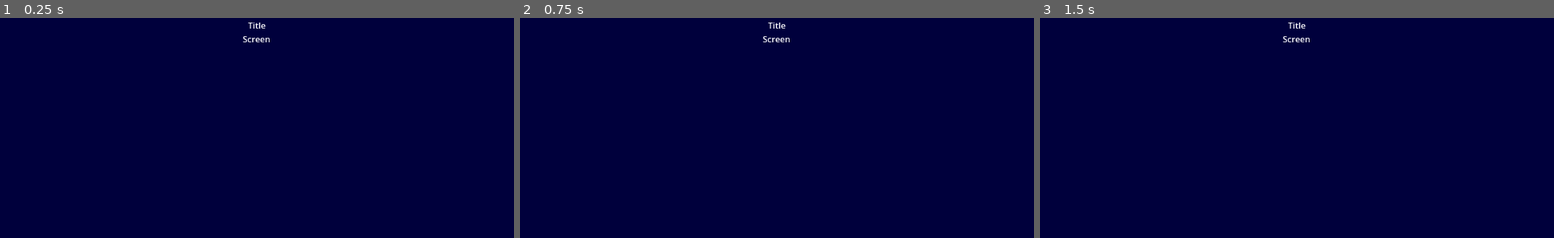
Above: before the commit, frames 1-3 (left to right).
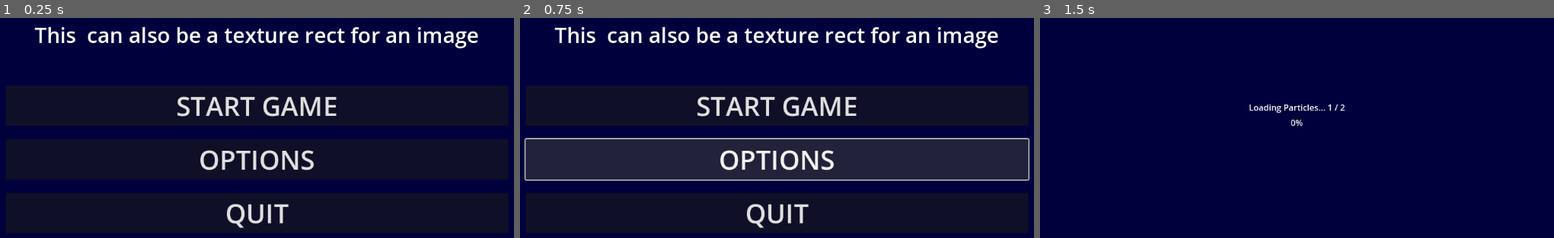
Above: after the commit, the same moments.

Repository: MitchellOpitz/Do-you-WANNA-Jam-2025
Game: Godot game, scene res://scenes/title_screen.tscn
Two runs of this game, one before a commit and one after it. Both use one fixed random seed, a clock stepped at 60 frames per second and the inputs below. The engine's default icon, where the game draws it, is replaced by a stand-in: a white triangle on a blue panel in a dark square.
Inputs (mouse positions are in pixels of both pictures, inside the frame that each line leads up to):
- Up to frame 1 (0.25 s): no input
- Up to frame 2 (0.75 s): click (777, 158) at 0.5 s, where only the run after the commit has a clickable "OPTIONS"
- Up to frame 3 (1.5 s): click (1297, 106) at 1.25 s, where only the run after the commit has a clickable "START GAME"

The runs differ from the first frame. In frame 1, 5.2% of the frame differs, in the area x 6-94%, y 2-96%; in frame 2, 24%, in the area x 0-100%, y 2-96%; in frame 3, 0.5%.
Error after the commit: Invalid call. Nonexistent function 'instantiate' in base 'GPUParticles3D'. (res://scripts/global.gd:10)

Commit message:
Working on Menu/Loading Screen
I need to get this working so the particle effects won't lag the game at random points.

Diff:
--- a/project.godot
+++ b/project.godot
@@ -14,6 +14,10 @@
 run/main_scene="res://scenes/title_screen.tscn"
 config/features=PackedStringArray("4.3", "GL Compatibility")
 config/icon="res://icon.svg"
+
+[autoload]
+
+Global="*res://scripts/global.gd"
 
 [input]
 
@@ -56,6 +60,11 @@
 "events": [Object(InputEventKey,"resource_local_to_scene":false,"resource_name":"","device":-1,"window_id":0,"alt_press …(192 unchanged characters)…
 ]
 }
+sprint={
+"deadzone": 0.5,
+"events": [Object(InputEventKey,"resource_local_to_scene":false,"resource_name":"","device":-1,"window_id":0,"alt_pressed":false,"shift_pressed":false,"ctrl_pressed":false,"meta_pressed":false,"pressed":false,"keycode":0,"physical_keycode":4194325,"key_label":0,"unicode":0,"location":0,"echo":false,"script":null)
+]
+}
 
 [rendering]
 
--- /dev/null
+++ b/scenes/audio_slider.tscn
@@ -0,0 +1,10 @@
+[gd_scene load_steps=2 format=3 uid="uid://cmnjedqmptyeh"]
+
+[ext_resource type="Script" path="res://scripts/audio_slider.gd" id="1_tugsv"]
+
+[node name="AudioSlider" type="HSlider"]
+offset_right = 8.0
+offset_bottom = 16.0
+max_value = 1.0
+step = 0.001
+script = ExtResource("1_tugsv")
--- /dev/null
+++ b/scenes/options.tscn
@@ -0,0 +1,79 @@
+[gd_scene load_steps=3 format=3 uid="uid://dcdf81eayjyro"]
+
+[ext_resource type="Script" path="res://scripts/options.gd" id="1_1cv0g"]
+[ext_resource type="PackedScene" uid="uid://cmnjedqmptyeh" path="res://scenes/audio_slider.tscn" id="2_c0v11"]
+
+[node name="Options" type="Control"]
+layout_mode = 3
+anchors_preset = 15
+anchor_right = 1.0
+anchor_bottom = 1.0
+grow_horizontal = 2
+grow_vertical = 2
+script = ExtResource("1_1cv0g")
+
+[node name="Background" type="ColorRect" parent="."]
+layout_mode = 1
+anchors_preset = 15
+anchor_right = 1.0
+anchor_bottom = 1.0
+grow_horizontal = 2
+grow_vertical = 2
+color = Color(0, 0, 0.235294, 1)
+
+[node name="MarginContainer" type="MarginContainer" parent="."]
+layout_mode = 1
+anchors_preset = 15
+anchor_right = 1.0
+anchor_bottom = 1.0
+grow_horizontal = 2
+grow_vertical = 2
+theme_override_constants/margin_left = 100
+theme_override_constants/margin_top = 100
+theme_override_constants/margin_right = 100
+theme_override_constants/margin_bottom = 100
+
+[node name="VBoxContainer" type="VBoxContainer" parent="MarginContainer"]
+layout_mode = 2
+theme_override_constants/separation = 25
+
+[node name="Menu" type="Button" parent="MarginContainer/VBoxContainer"]
+layout_mode = 2
+size_flags_vertical = 3
+theme_override_font_sizes/font_size = 50
+text = "RETURN TO MENU"
+
+[node name="Music" type="Label" parent="MarginContainer/VBoxContainer"]
+layout_mode = 2
+size_flags_vertical = 3
+theme_override_font_sizes/font_size = 50
+text = "Music"
+
+[node name="MSlider" parent="MarginContainer/VBoxContainer" instance=ExtResource("2_c0v11")]
+layout_mode = 2
+size_flags_vertical = 3
+script = null
+
+[node name="SFX" type="Label" parent="MarginContainer/VBoxContainer"]
+layout_mode = 2
+size_flags_vertical = 3
+theme_override_font_sizes/font_size = 50
+text = "SFX"
+
+[node name="SSlider" parent="MarginContainer/VBoxContainer" instance=ExtResource("2_c0v11")]
+layout_mode = 2
+size_flags_vertical = 3
+script = null
+
+[node name="Dialogue" type="Label" parent="MarginContainer/VBoxContainer"]
+layout_mode = 2
+size_flags_vertical = 3
+theme_override_font_sizes/font_size = 50
+text = "Dialogue"
+
+[node name="DSlider" parent="MarginContainer/VBoxContainer" instance=ExtResource("2_c0v11")]
+layout_mode = 2
+size_flags_vertical = 3
+script = null
+
+[connection signal="pressed" from="MarginContainer/VBoxContainer/Menu" to="." method="_on_menu_pressed"]
--- a/scenes/title_screen.tscn
+++ b/scenes/title_screen.tscn
@@ -1,4 +1,6 @@
-[gd_scene format=3 uid="uid://chgieot0qbd11"]
+[gd_scene load_steps=2 format=3 uid="uid://chgieot0qbd11"]
+
+[ext_resource type="Script" path="res://scripts/title_screen.gd" id="1_mgj4v"]
 
 [node name="TitleScreen" type="Control"]
 layout_mode = 3
@@ -7,6 +9,7 @@
 anchor_bottom = 1.0
 grow_horizontal = 2
 grow_vertical = 2
+script = ExtResource("1_mgj4v")
 
 [node name="Background" type="ColorRect" parent="."]
 layout_mode = 1
@@ -17,16 +20,52 @@
 grow_vertical = 2
 color = Color(0, 0, 0.235294, 1)
 
-[node name="Label" type="Label" parent="."]
+[node name="MarginContainer" type="MarginContainer" parent="."]
 layout_mode = 1
-anchors_preset = 5
-anchor_left = 0.5
-anchor_right = 0.5
-offset_left = -576.0
-offset_right = 576.0
-offset_bottom = 331.0
+anchors_preset = 15
+anchor_right = 1.0
+anchor_bottom = 1.0
 grow_horizontal = 2
-text = "Title
-Screen"
+grow_vertical = 2
+theme_override_constants/margin_left = 100
+theme_override_constants/margin_top = 100
+theme_override_constants/margin_right = 100
+theme_override_constants/margin_bottom = 100
+
+[node name="VBoxContainer" type="VBoxContainer" parent="MarginContainer"]
+layout_mode = 2
+theme_override_constants/separation = 25
+
+[node name="Title" type="Label" parent="MarginContainer/VBoxContainer"]
+layout_mode = 2
+size_flags_vertical = 3
+size_flags_stretch_ratio = 2.0
+theme_override_font_sizes/font_size = 40
+text = "This  can also be a texture rect for an image"
 horizontal_alignment = 1
 vertical_alignment = 1
+
+[node name="StartGame" type="Button" parent="MarginContainer/VBoxContainer"]
+layout_mode = 2
+size_flags_vertical = 3
+theme_override_font_sizes/font_size = 50
+text = "START GAME"
+expand_icon = true
+
+[node name="Options" type="Button" parent="MarginContainer/VBoxContainer"]
+layout_mode = 2
+size_flags_vertical = 3
+theme_override_font_sizes/font_size = 50
+text = "OPTIONS"
+expand_icon = true
+
+[node name="Quit" type="Button" parent="MarginContainer/VBoxContainer"]
+layout_mode = 2
+size_flags_vertical = 3
+theme_override_font_sizes/font_size = 50
+text = "QUIT"
+expand_icon = true
+
+[connection signal="pressed" from="MarginContainer/VBoxContainer/StartGame" to="." method="_on_start_game_pressed"]
+[connection signal="pressed" from="MarginContainer/VBoxContainer/Options" to="." method="_on_options_pressed"]
+[connection signal="pressed" from="MarginContainer/VBoxContainer/Quit" to="." method="_on_quit_pressed"]
--- a/scenes/world.tscn
+++ b/scenes/world.tscn
@@ -24,6 +24,22 @@
 
 [sub_resource type="BoxMesh" id="BoxMesh_dnee4"]
 size = Vector3(1, 2, 10)
+
+[sub_resource type="ParticleProcessMaterial" id="ParticleProcessMaterial_qdiqf"]
+angle_min = 1.07288e-05
+angle_max = 1.07288e-05
+direction = Vector3(0, 1, 0)
+spread = 25.0
+flatness = 0.25
+initial_velocity_min = 3.0
+initial_velocity_max = 5.0
+
+[sub_resource type="StandardMaterial3D" id="StandardMaterial3D_w88vm"]
+billboard_mode = 1
+
+[sub_resource type="QuadMesh" id="QuadMesh_tt0et"]
+material = SubResource("StandardMaterial3D_w88vm")
+size = Vector2(0.25, 0.25)
 
 [node name="World" type="Node3D"]
 script = ExtResource("1_um00t")
@@ -55,6 +71,14 @@
 use_timer = false
 event_name = "honey"
 
+[node name="GPUParticles3D" type="GPUParticles3D" parent="ResourceEvents/Honey" groups=["particles"]]
+emitting = false
+amount = 25
+one_shot = true
+explosiveness = 1.0
+process_material = SubResource("ParticleProcessMaterial_qdiqf")
+draw_pass_1 = SubResource("QuadMesh_tt0et")
+
 [node name="Gum" parent="ResourceEvents" instance=ExtResource("2_slnt2")]
 transform = Transform3D(1, 0, 0, 0, 1, 0, 0, 0, 1, 5, 1, 4)
 use_timer = false
@@ -72,6 +96,11 @@
 "patch_resource": 1
 }
 
+[node name="GPUParticles3D" type="GPUParticles3D" parent="ResourceEvents/Damage" groups=["particles"]]
+amount = 25
+process_material = SubResource("ParticleProcessMaterial_qdiqf")
+draw_pass_1 = SubResource("QuadMesh_tt0et")
+
 [node name="Patch" parent="ResourceEvents" instance=ExtResource("2_slnt2")]
 transform = Transform3D(1, 0, 0, 0, 1, 0, 0, 0, 1, 10, 1, 0)
 event_name = "patch"
@@ -81,6 +110,41 @@
 "honey_resource": 2
 }
 
+[node name="LoadingScreen" type="CanvasLayer" parent="."]
+
+[node name="Background" type="ColorRect" parent="LoadingScreen"]
+anchors_preset = 15
+anchor_right = 1.0
+anchor_bottom = 1.0
+grow_horizontal = 2
+grow_vertical = 2
+color = Color(0, 0, 0.235294, 1)
+
+[node name="VBoxContainer" type="VBoxContainer" parent="LoadingScreen"]
+anchors_preset = 8
+anchor_left = 0.5
+anchor_top = 0.5
+anchor_right = 0.5
+anchor_bottom = 0.5
+offset_left = -74.5
+offset_top = -27.0
+offset_right = 74.5
+offset_bottom = 27.0
+grow_horizontal = 2
+grow_vertical = 2
+
+[node name="Label" type="Label" parent="LoadingScreen/VBoxContainer"]
+layout_mode = 2
+size_flags_horizontal = 4
+size_flags_vertical = 6
+text = "Loading Particles... "
+
+[node name="ProgressBar" type="ProgressBar" parent="LoadingScreen/VBoxContainer"]
+layout_mode = 2
+size_flags_horizontal = 4
+size_flags_vertical = 6
+step = 1.0
+
 [connection signal="completed_interaction" from="ResourceEvents/Honey" to="." method="_on_event_completed"]
 [connection signal="completed_interaction" from="ResourceEvents/Gum" to="." method="_on_event_completed"]
 [connection signal="completed_interaction" from="ResourceEvents/Fabric" to="." method="_on_event_completed"]
--- /dev/null
+++ b/scripts/audio_slider.gd
@@ -0,0 +1,16 @@
+extends HSlider
+
+
+@export var bus_name: String
+
+var bus_index: int
+
+func _ready() -> void:
+	bus_index = AudioServer.get_bus_index(bus_name)
+	value_changed.connect(_on_value_changed)
+
+	self.value = db_to_linear(AudioServer.get_bus_volume_db(bus_index))
+
+
+func _on_value_changed(value: float) -> void:
+	AudioServer.set_bus_volume_db(bus_index, linear_to_db(value))
--- /dev/null
+++ b/scripts/global.gd
@@ -0,0 +1,12 @@
+extends Node
+
+var particle_array : Array[Node3D]
+
+func load_particles(label : Label, progress : ProgressBar) -> void:
+	particle_array.append_array(get_tree().get_nodes_in_group("particles"))
+	progress.max_value = particle_array.size()
+	for i in particle_array.size():
+		label.text = "Loading Particles... " + str(i + 1) + " / " + str(particle_array.size())
+		var new = particle_array[i].instantiate()
+		self.add_child(new)
+		await new.ready
--- /dev/null
+++ b/scripts/options.gd
@@ -0,0 +1,4 @@
+extends Control
+
+func _on_menu_pressed() -> void:
+	get_tree().change_scene_to_file("res://scenes/title_screen.tscn")
--- /dev/null
+++ b/scripts/title_screen.gd
@@ -0,0 +1,13 @@
+extends Control
+
+
+func _on_start_game_pressed() -> void:
+	get_tree().change_scene_to_file("res://scenes/world.tscn")
+
+
+func _on_options_pressed() -> void:
+	get_tree().change_scene_to_file("res://MainMenu/options.tscn")
+
+
+func _on_quit_pressed() -> void:
+	get_tree().quit()
--- a/scripts/world.gd
+++ b/scripts/world.gd
@@ -12,6 +12,7 @@
 
 func _ready() -> void:
 	test_events()
+	prepare_loading()
 
 
 func _on_event_completed(event_name : String, current_event : EventArea) -> void:
@@ -42,3 +43,7 @@
 					for key in c.event_requirements.keys():
 						if c.event_requirements[key] == 0:
 							push_warning(str(c.get_path()) + " " + key + " requires 0. Double check this.")
+
+
+func prepare_loading() -> void:
+	Global.load_particles($LoadingScreen/VBoxContainer/Label, $LoadingScreen/VBoxContainer/ProgressBar)
Not shown: 1 places in scenes/world.tscn that only renumber resources
